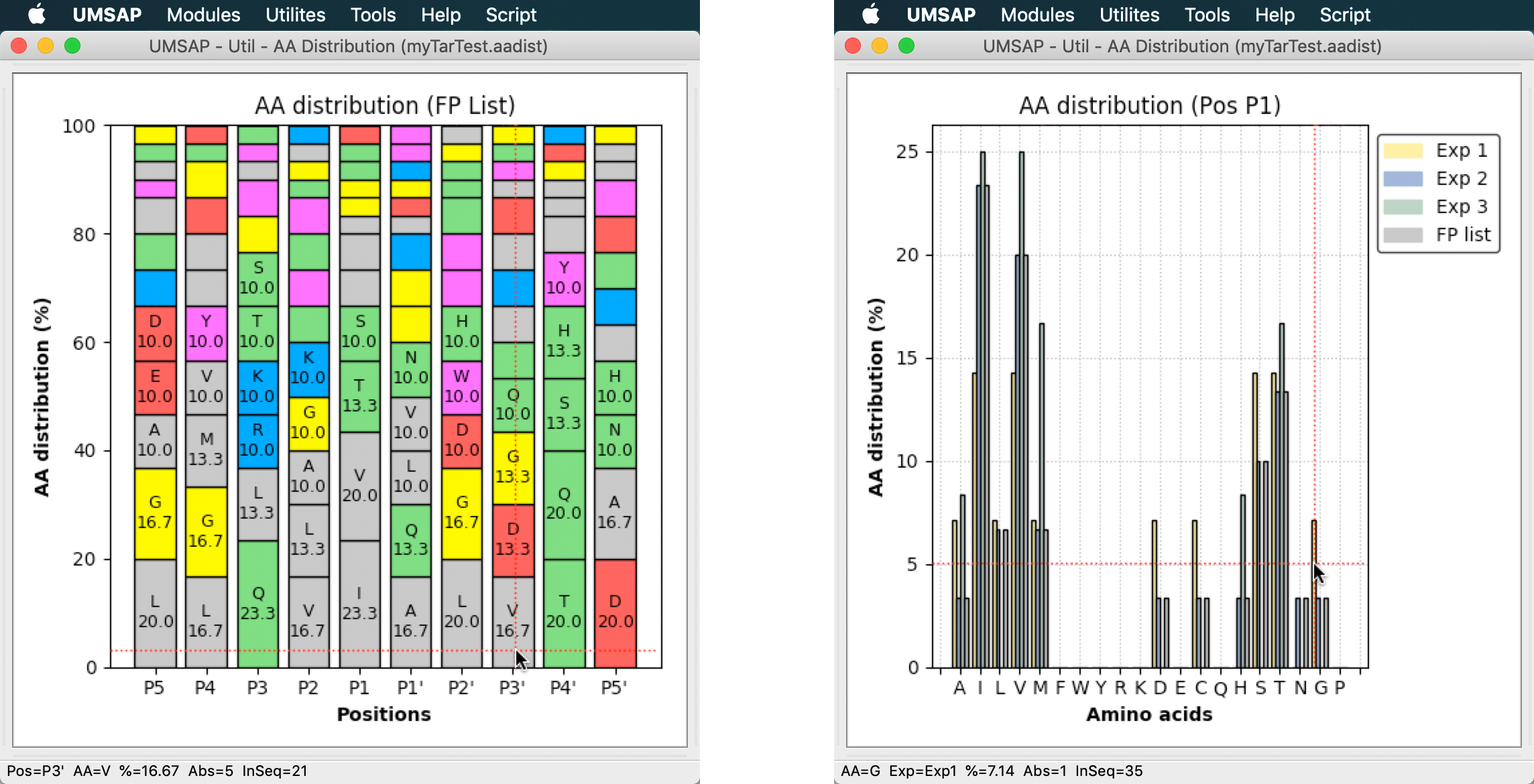
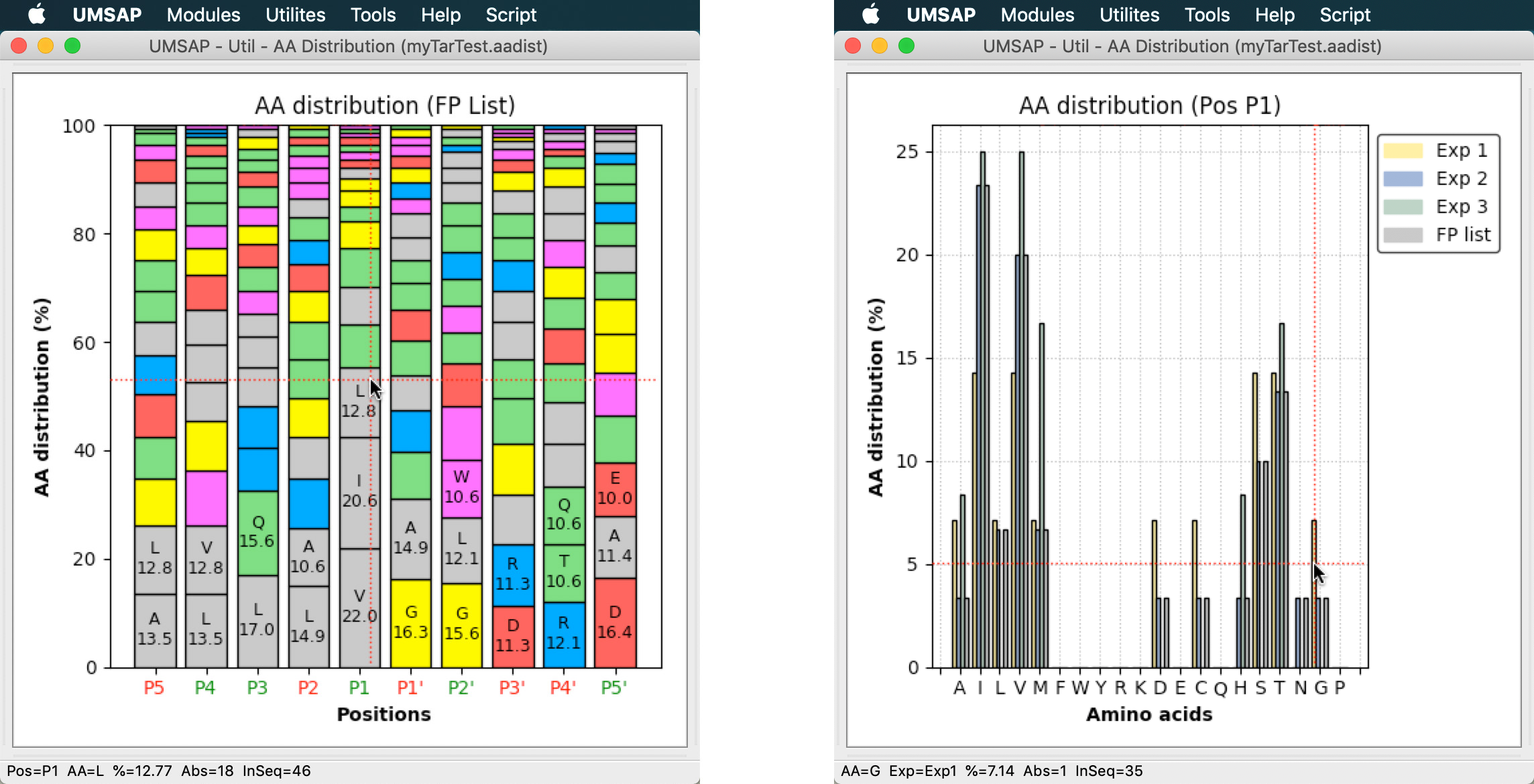
Layer changes from the first (1534, 784) image to the second:
renamed "Pasted Layer" to "Pasted Layer #2", painted on it over [0, 0, 703, 784]
